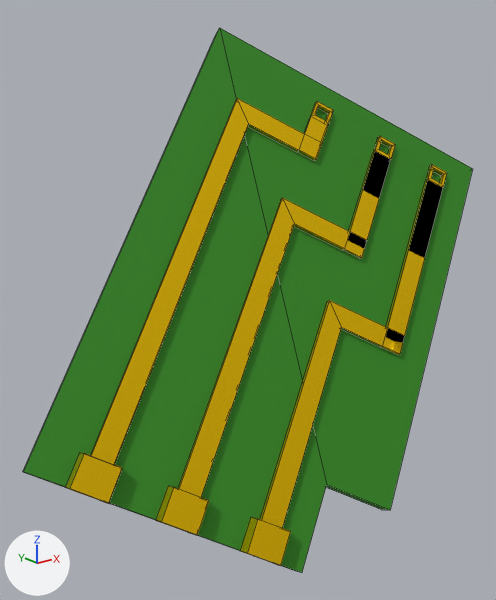
One commit to the FBX model Assets/Resources/InventorySystem/Models/Items/ElBoard.fbx: the scene before it, then after it.
Camera for both pictures: a 50 mm camera at (-0.656, -0.688, 0.75) aimed at (-0.062, 0.056, 0.452). Arrows for +X, +Y and +Z are at lower left; the lights stay in place. The older version comes first. Mesh edges are drawn as thin lines. Where no turn or scale is listed for an object, it has been applied to the vertices.

Names of what the first picture shows: 'Drop Electric'.
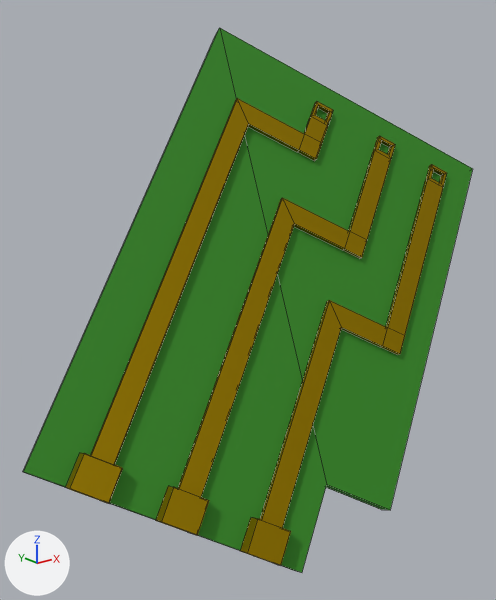
The newer file is also turned or shifted as a whole; pictures and numbers use the older file's frame.

Boxes [x1, y1, x2, y2] around the edits, measured in the pictures (496 x 600 px; the box of a moved part takes in the faces that stretch with it):
'Drop Electric', recoloured, surface changed (darker)
    both: [64, 96, 449, 567]
part 1 of me_куб_021, moved or reshaped
    both: [349, 136, 443, 336]

The change, as a list of edits to the scene's bpy script:
```text
Change mat_copper:
    mat_copper.base_color: (1.0, 0.63, 0.0) -> (0.384, 0.246, 0.0)  # yellow #ffd000 -> yellow #a78800
    mat_copper.roughness: 0.1 -> 0.546
Change me_куб_021:
    where me_куб_021.from_pydata(...)  # 144 vertices, 115 faces; spans x -0.419..0.378, y -0.167..0.239, z 0.136..0.833
    used by ob_drop_electric; location = (0.0, 0.0, 0.0)
    me_куб_021 part 1
    13 faces are deleted
    13 new faces join them, mat_copper (yellow #a78800)
```
